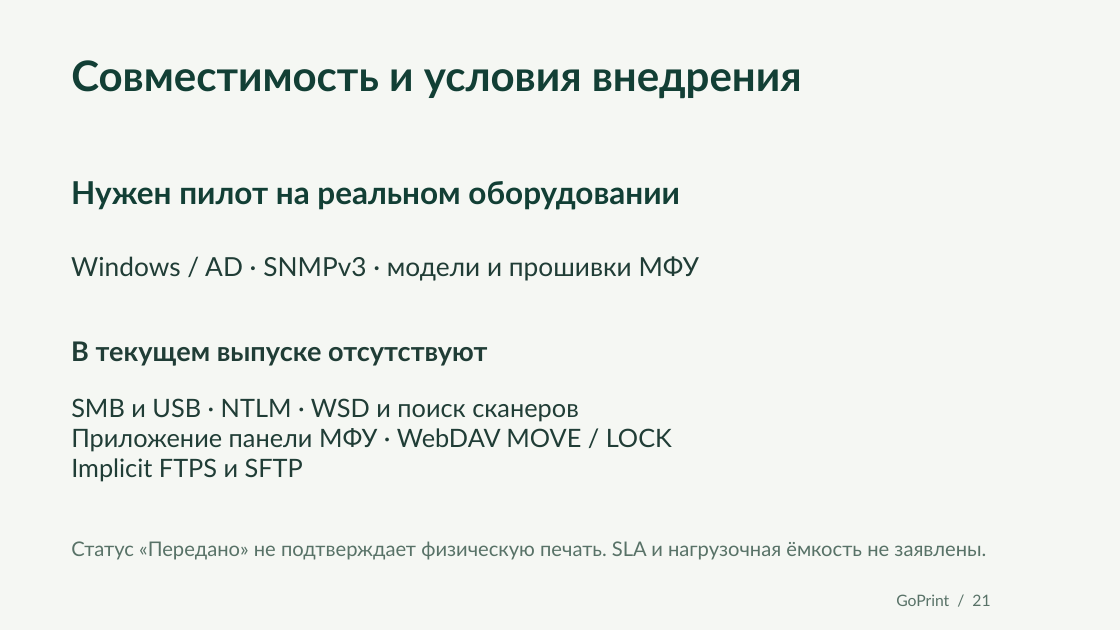
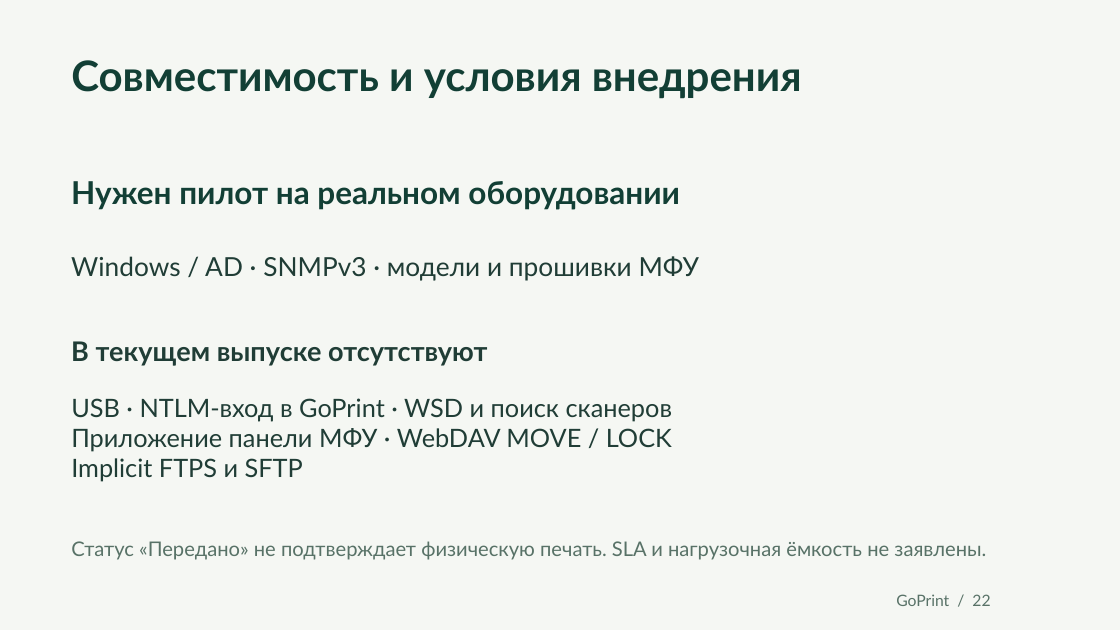
Before and after one commit to rkislov/goPrint, a slide deck: slide 22 of docs/presentation/GoPrint-Product.pptx (slide 21 before the commit). Drawn at 1120x630 pixels with LibreOffice and Linux fonts; fonts in the diff are those of the drawing. Boxes give left, top, right and bottom in pixels: in the first picture for what was removed or moved away, otherwise in the second. Text is boxed around its words. In the diff, an @@ line names an element or a change of style, - is before the commit and + after.

Commit message:
Add encrypted SMB3 printer delivery and prepare beta.3 release

```diff
--- a/docs/presentation/GoPrint-Product.pptx
+++ b/docs/presentation/GoPrint-Product.pptx
@@ text at bbox=[71, 398, 673, 421]: text changed @@
-SMB и USB · NTLM · WSD и поиск сканеров
+USB · NTLM-вход в GoPrint · WSD и поиск сканеров
@@ text at bbox=[896, 594, 990, 606]: text changed @@
-GoPrint / 21
+GoPrint / 22
```
Also in this commit, not shown: 3 other slides changed, 1 slide added, 22 other files.
